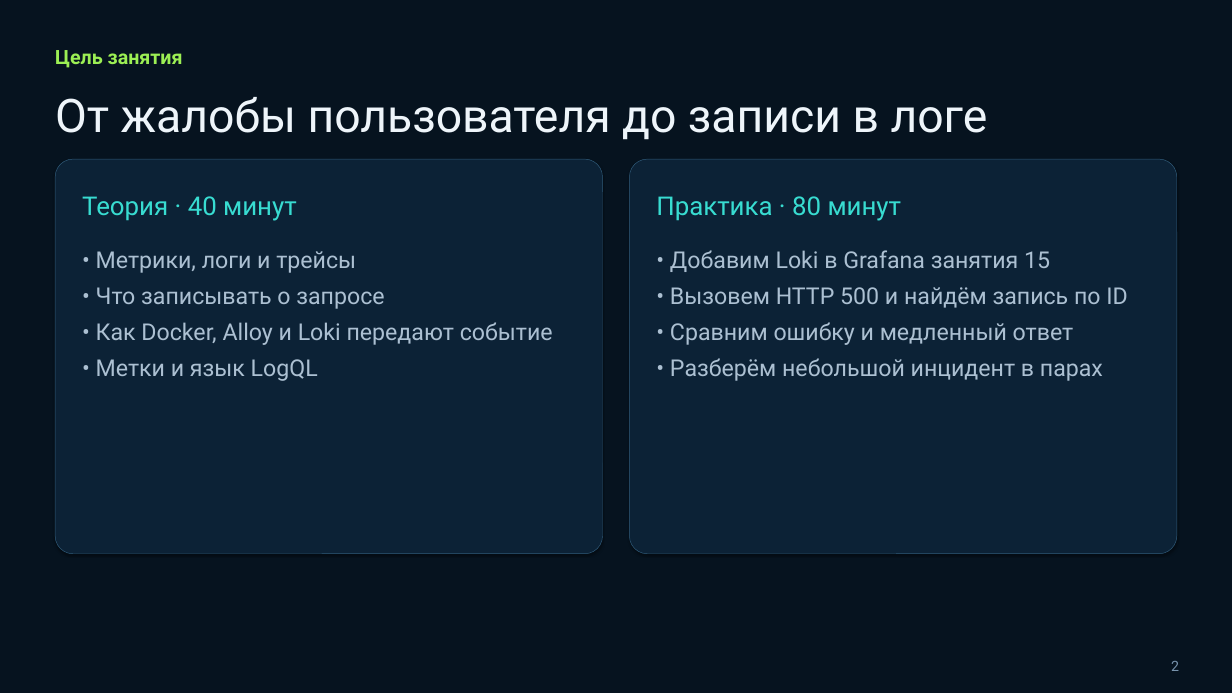
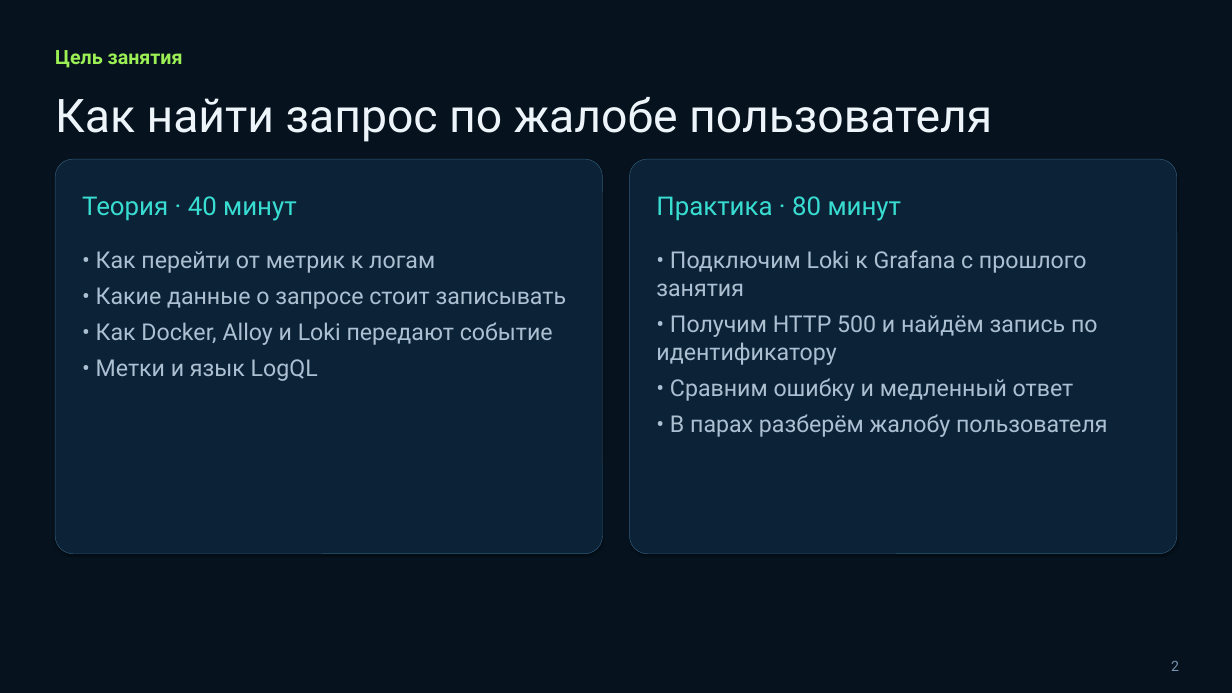
Before and after one commit to tenroman1-design/devops-lab, a slide deck: slide 2 of lesson16/Занятие 16 — Централизованное логирование.pptx. Drawn at 1232x693 pixels with LibreOffice and Linux fonts; fonts in the diff are those of the drawing. Boxes give left, top, right and bottom in pixels: in the first picture for what was removed or moved away, otherwise in the second. Text is boxed around its words. In the diff, an @@ line names an element or a change of style, - is before the commit and + after.

```diff
--- a/lesson16/Занятие 16 — Централизованное логирование.pptx
+++ b/lesson16/Занятие 16 — Централизованное логирование.pptx
@@ text at (55, 97, 992, 142): text changed @@
-От жалобы пользователя до записи в логе
+Как найти запрос по жалобе пользователя
@@ text at (96, 251, 567, 309): text changed @@
-• Метрики, логи и трейсы
-• Что записывать о запросе
+• Как перейти от метрик к логам
+• Какие данные о запросе стоит записывать
@@ text at (656, 250, 1098, 365): text changed @@
-• Добавим Loki в Grafana занятия 15
-• Вызовем HTTP 500 и найдём запись по ID
+• Подключим Loki к Grafana с прошлого занятия
+• Получим HTTP 500 и найдём запись по идентификатору
@@ text at (670, 414, 1108, 437): text changed @@
-• Разберём небольшой инцидент в парах
+• В парах разберём жалобу пользователя
```
Also in this commit, not shown: 12 other slides changed, 2 other files.
